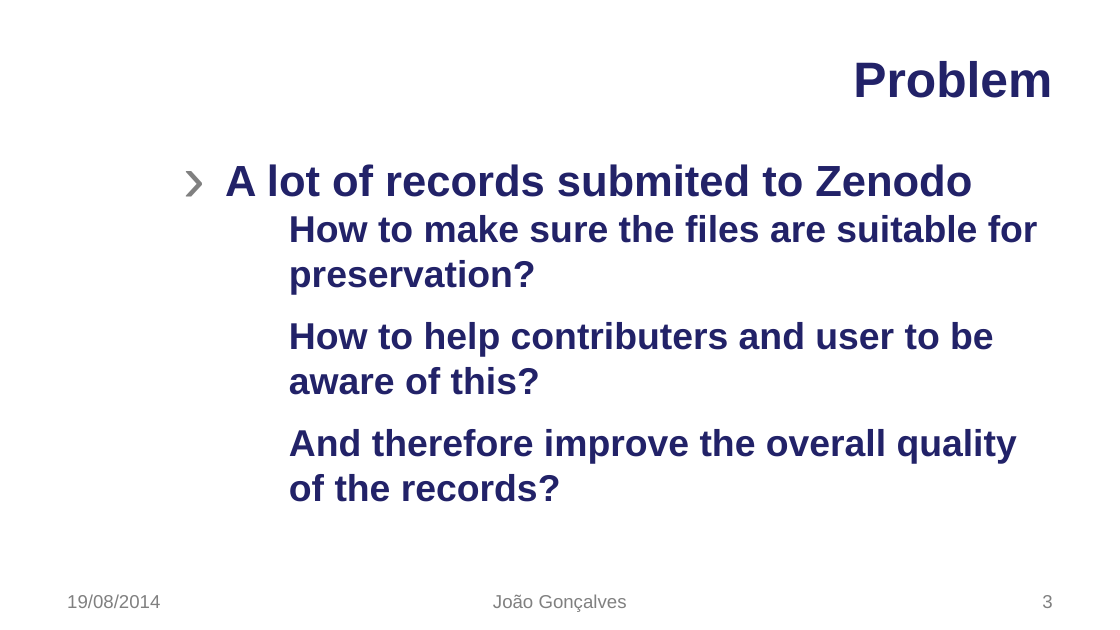
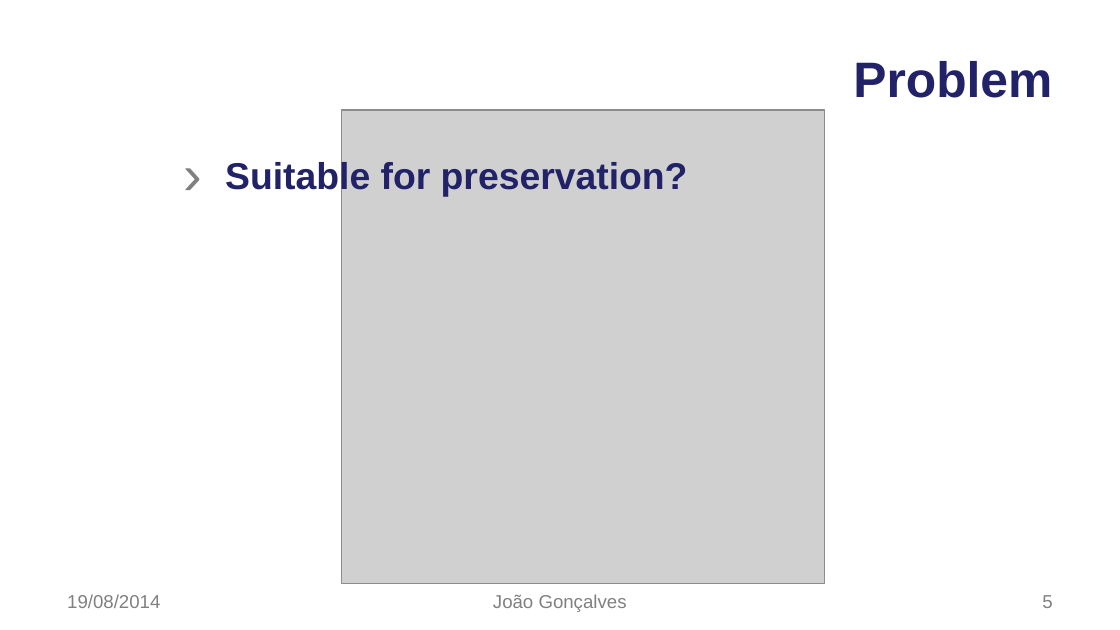
Before and after one commit to jsvgoncalves/summer-project, a slide deck: slide 5 of CERN#JoaoGoncalves-RC1.odp (slide 3 before the commit). Drawn at 1120x630 pixels with LibreOffice and Linux fonts; fonts in the diff are those of the drawing; grey boxes stand for pictures; background and template pictures are left out. Boxes give left, top, right and bottom in pixels: in the first picture for what was removed or moved away, otherwise in the second. Text is boxed around its words. In the diff, an @@ line names an element or a change of style, - is before the commit and + after.

Commit message:
Presentation: Added last version.

```diff
--- a/CERN#JoaoGoncalves-RC1.odp
+++ b/CERN#JoaoGoncalves-RC1.odp
@@ picture added at (x1=342, y1=110, x2=824, y2=584) @@
@@ text at (x1=225, y1=160, x2=688, y2=197): text changed @@
-› A lot of records submited to Zenodo
-  − How to make sure the files are suitable for preservation?
-  − How to help contributers and user to be aware of this?
-  − And therefore improve the overall quality of the records?
+› Suitable for preservation?
@@ page number at (x1=1042, y1=595, x2=1052, y2=608): text changed @@
-3
+5
```
Also in this commit, not shown: 1 other slide changed, 7 slides added, 1 other file.
